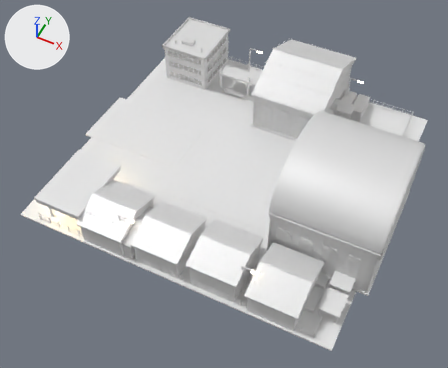
One commit to the FBX model Assets/Art/KayseriIsland/Models/Diamond/Phase3/Market_P3.fbx: the scene before it, then after it.
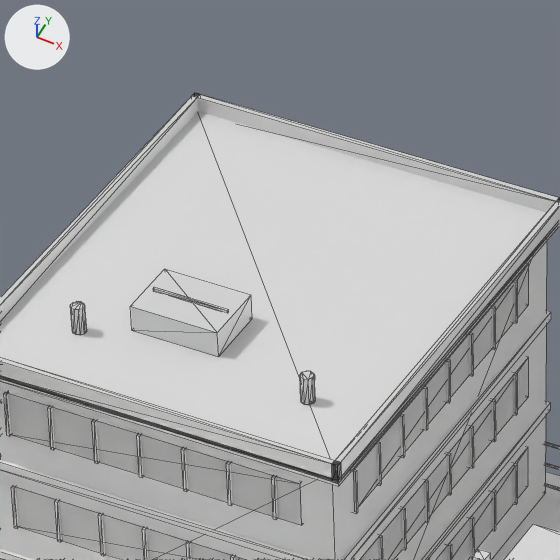
Old and new are each drawn whole from a 50 mm lens placed at (177.4, -94.4, 113.1), pointed at (134.8, -9.3, 6.7) and again close up on the part from 37% to 51% of the width and 2% to 19% of the height. Lighting does not change. The marker at upper left points along +X, +Y and +Z. The last two pictures show the newer version. The close-ups show mesh edges as thin lines. Where no turn or scale is listed for an object, it has been applied to the vertices. Vertices at exactly the same position are counted once.

Objects in the first close-up: 'Market.Dock', 'Market.Office', 'Market.Pad' and 1 more.
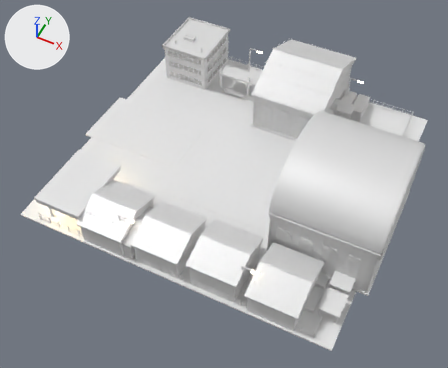
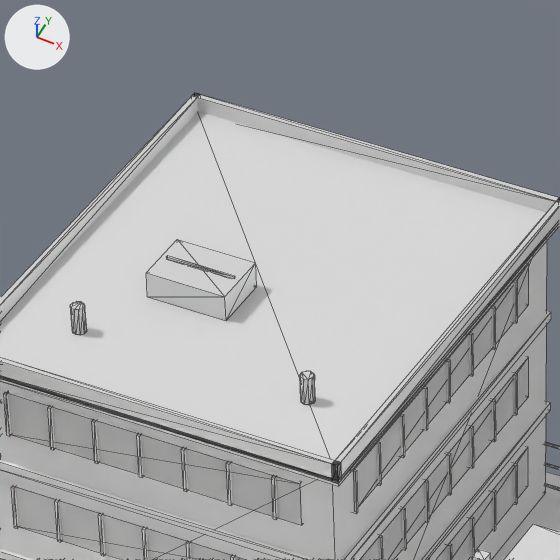
Where the change shows, as pixel boxes [x1, y1, x2, y2] in the close-ups (560 x 560 px; the box of a moved part takes in the faces that stretch with it):
part 1 of me_market_office_001, moved or reshaped: before [130, 269, 252, 357]; after [146, 239, 257, 320]
part 2 of me_market_office_001, moved or reshaped: before [153, 287, 229, 312]; after [167, 255, 235, 278]

The change, as a diff of the scene's bpy script:
```diff
--- a/Assets/Art/KayseriIsland/Models/Diamond/Phase3/Market_P3.fbx.py
+++ b/Assets/Art/KayseriIsland/Models/Diamond/Phase3/Market_P3.fbx.py
@@ me_market_office_001 @@
 me_market_office_001.from_pydata(...)  # 560 vertices, 864 faces; spans x -6.4..6.4, y -7.4..8.5, z 0.0..11.2
 # used by ob_market_office; location = (108.0, 28.0, 4.3)
+# me_market_office_001 part 1: the loose piece of 8 vertices spanning x -2.5..0.5, y -3.7..-1.6, z 10.3..11.2 is scaled about its middle by (0.913, 0.913, 1), then moved by (-0.5, 1.6, 0.0)
+# me_market_office_001 part 2: the loose piece of 8 vertices spanning x -2.3..0.3, y -2.7..-2.6, z 11.2 is scaled about its middle by (0.913, 1, 1), then moved by (-0.5, 1.6, 0.0)
 me_market_office_001.materials.append(mat_offwhite)
```
